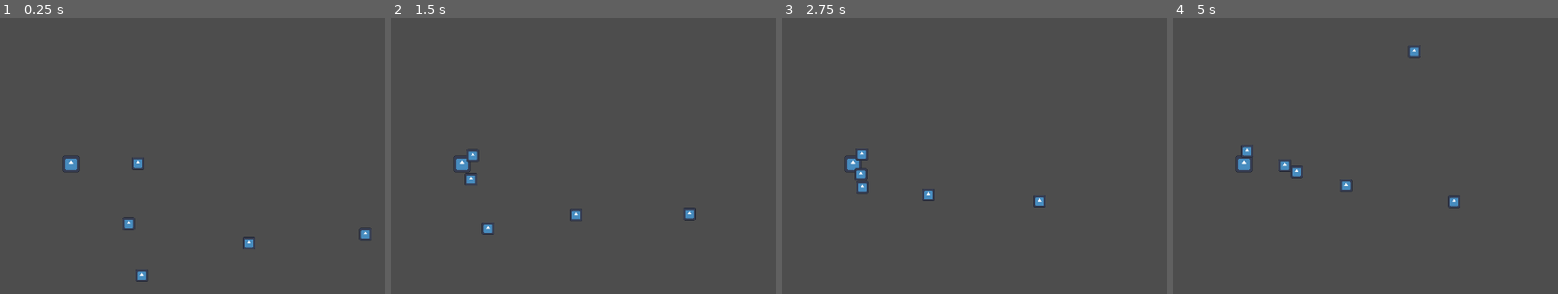
Above: before the commit, frames 1-4 (left to right).
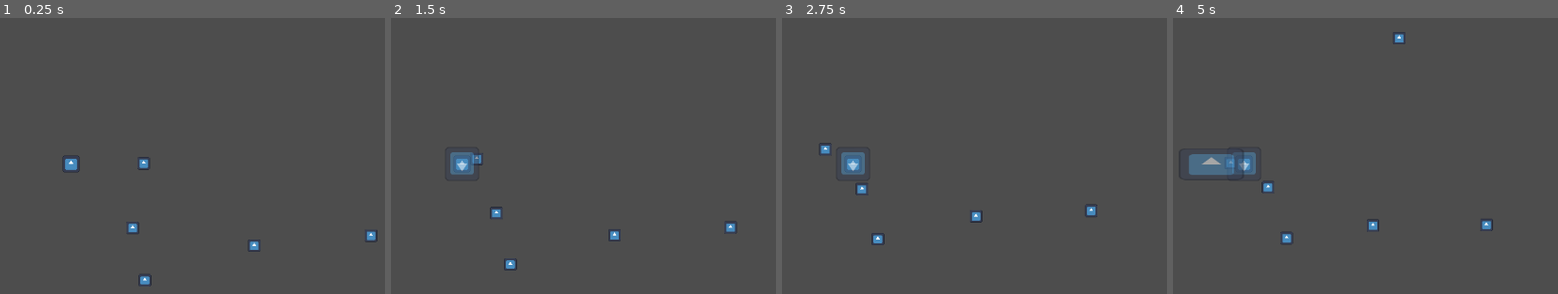
Above: after the commit, the same moments.

Repository: MaxAl100/PirateJam15
Game: Godot game, scene res://Scenes/BaseLevel.tscn
The game is run twice, just before and just after one commit, with the same random seed, the same clock (stepped at 60 frames per second) and the same inputs. The engine's default icon, where the game draws it, is replaced by a stand-in: a white triangle on a blue panel in a dark square.
Inputs:
- Up to frame 1 (0.25 s): no input
- Up to frame 2 (1.5 s): hold D (move_right) 0.53-1.28 s; hold S (move_down) from 1.28 s (still down)
- Up to frame 3 (2.75 s): release S (move_down) at 2.03 s; hold D (move_right) from 2.03 s (still down)
- Up to frame 4 (5 s): release D (move_right) at 2.78 s; hold W (move_up) 2.78-3.53 s; hold A (move_left) from 3.53 s (still down)

The runs differ from the first frame. In frame 1, 0.7% of the frame differs, in the area x 31-99%, y 50-98%; in frame 2, 1.3%; in frame 3, 1.2%; in frame 4, 2.3%, in the area x 4-84%, y 5-82%.

Commit message:
4 basic elements

Diff:
--- /dev/null
+++ b/Entities/Attacks/Base Elements/AirShove.tscn
@@ -0,0 +1,23 @@
+[gd_scene load_steps=4 format=3 uid="uid://cdusi82ut1bqd"]
+
+[ext_resource type="Script" path="res://Scripts/Attacks/Basic Elements/AirShove.gd" id="1_btine"]
+[ext_resource type="Texture2D" uid="uid://buvi6hgyh5857" path="res://Sprites/icon.svg" id="2_c1cgo"]
+
+[sub_resource type="RectangleShape2D" id="RectangleShape2D_g8i7c"]
+size = Vector2(100, 200)
+
+[node name="AirShove" type="Area2D"]
+modulate = Color(1, 1, 1, 0.501961)
+scale = Vector2(0.5, 0.5)
+script = ExtResource("1_btine")
+
+[node name="Sprite2D" type="Sprite2D" parent="."]
+position = Vector2(100, -0.684)
+rotation = -3.14254
+scale = Vector2(1.56403, 0.768319)
+texture = ExtResource("2_c1cgo")
+
+[node name="CollisionShape2D" type="CollisionShape2D" parent="."]
+position = Vector2(100, -0.833348)
+rotation = 1.5708
+shape = SubResource("RectangleShape2D_g8i7c")
--- /dev/null
+++ b/Entities/Attacks/Base Elements/EarthShatter.tscn
@@ -0,0 +1,23 @@
+[gd_scene load_steps=4 format=3 uid="uid://cu7uf04pocvmc"]
+
+[ext_resource type="Script" path="res://Scripts/Attacks/Basic Elements/EarthShatter.gd" id="1_qeeev"]
+[ext_resource type="Texture2D" uid="uid://buvi6hgyh5857" path="res://Sprites/icon.svg" id="2_og8ls"]
+
+[sub_resource type="RectangleShape2D" id="RectangleShape2D_g8i7c"]
+size = Vector2(51.6662, 225)
+
+[node name="EarthShatter" type="Area2D"]
+modulate = Color(1, 1, 1, 0.501961)
+scale = Vector2(0.6, 0.6)
+script = ExtResource("1_qeeev")
+
+[node name="Sprite2D" type="Sprite2D" parent="."]
+position = Vector2(87.4566, -0.0828498)
+rotation = -3.14254
+scale = Vector2(1.77578, 0.409272)
+texture = ExtResource("2_og8ls")
+
+[node name="CollisionShape2D" type="CollisionShape2D" parent="."]
+position = Vector2(87.4999, -0.833169)
+rotation = 1.5708
+shape = SubResource("RectangleShape2D_g8i7c")
--- /dev/null
+++ b/Entities/Attacks/Base Elements/FireCircle.tscn
@@ -0,0 +1,22 @@
+[gd_scene load_steps=4 format=3 uid="uid://bvaqgu1sot0x4"]
+
+[ext_resource type="Script" path="res://Scripts/Attacks/Basic Elements/FireCircle.gd" id="1_m6bnl"]
+[ext_resource type="Texture2D" uid="uid://buvi6hgyh5857" path="res://Sprites/icon.svg" id="2_ehcup"]
+
+[sub_resource type="CircleShape2D" id="CircleShape2D_2spj8"]
+radius = 30.0
+
+[node name="FireCircle" type="Area2D"]
+modulate = Color(1, 1, 1, 0.501961)
+script = ExtResource("1_m6bnl")
+
+[node name="Sprite2D" type="Sprite2D" parent="."]
+position = Vector2(9.53674e-07, -8.88178e-15)
+rotation = -3.14254
+scale = Vector2(0.409272, 0.409272)
+texture = ExtResource("2_ehcup")
+
+[node name="CollisionShape2D" type="CollisionShape2D" parent="."]
+position = Vector2(0, -1.19209e-07)
+rotation = 1.5708
+shape = SubResource("CircleShape2D_2spj8")
--- a/Entities/Attacks/WaterPellet.tscn
+++ b/Entities/Attacks/Base Elements/WaterPellet.tscn
@@ -1,19 +1,19 @@
 [gd_scene load_steps=4 format=3 uid="uid://dy4bo2mtkjcnb"]
 
-[ext_resource type="Script" path="res://Scripts/Attacks/WaterPellet.gd" id="1_6hain"]
-[ext_resource type="Texture2D" uid="uid://buvi6hgyh5857" path="res://Sprites/icon.svg" id="2_x16ky"]
+[ext_resource type="Script" path="res://Scripts/Attacks/Basic Elements/WaterPellet.gd" id="1_qdkvi"]
+[ext_resource type="Texture2D" uid="uid://buvi6hgyh5857" path="res://Sprites/icon.svg" id="2_7e7dy"]
 
 [sub_resource type="CapsuleShape2D" id="CapsuleShape2D_1vo54"]
 
 [node name="WaterPellet" type="Area2D"]
 scale = Vector2(0.4, 0.4)
-script = ExtResource("1_6hain")
+script = ExtResource("1_qdkvi")
 
 [node name="Sprite2D" type="Sprite2D" parent="."]
 position = Vector2(-2, -2)
 rotation = 1.5708
 scale = Vector2(0.167969, 0.251756)
-texture = ExtResource("2_x16ky")
+texture = ExtResource("2_7e7dy")
 
 [node name="CollisionShape2D" type="CollisionShape2D" parent="."]
 position = Vector2(-2, -2)
--- a/Entities/Characters/Player.tscn
+++ b/Entities/Characters/Player.tscn
@@ -2,7 +2,7 @@
 
 [ext_resource type="Script" path="res://Scripts/Player.gd" id="1_1r674"]
 [ext_resource type="Texture2D" uid="uid://buvi6hgyh5857" path="res://Sprites/icon.svg" id="2_br3lb"]
-[ext_resource type="PackedScene" uid="uid://dy4bo2mtkjcnb" path="res://Entities/Attacks/WaterPellet.tscn" id="2_v4kpu"]
+[ext_resource type="PackedScene" uid="uid://dy4bo2mtkjcnb" path="res://Entities/Attacks/Base Elements/WaterPellet.tscn" id="2_tpo63"]
 
 [sub_resource type="CircleShape2D" id="CircleShape2D_5j5kc"]
 
@@ -22,7 +22,7 @@
 
 [node name="Player" type="CharacterBody2D"]
 script = ExtResource("1_1r674")
-Bullets = Array[PackedScene]([ExtResource("2_v4kpu")])
+Bullets = Array[PackedScene]([ExtResource("2_tpo63")])
 
 [node name="PlayerCollision" type="CollisionShape2D" parent="."]
 shape = SubResource("CircleShape2D_5j5kc")
--- a/Scenes/BaseLevel.tscn
+++ b/Scenes/BaseLevel.tscn
@@ -1,12 +1,18 @@
-[gd_scene load_steps=4 format=3 uid="uid://dhcve75ygmfus"]
+[gd_scene load_steps=8 format=3 uid="uid://dhcve75ygmfus"]
 
 [ext_resource type="PackedScene" uid="uid://d1ip6wdalw3he" path="res://Entities/Characters/Player.tscn" id="1_2w1nt"]
+[ext_resource type="PackedScene" uid="uid://dy4bo2mtkjcnb" path="res://Entities/Attacks/Base Elements/WaterPellet.tscn" id="2_d6ayu"]
 [ext_resource type="Script" path="res://Scripts/EnemyManager.gd" id="2_ewsba"]
 [ext_resource type="PackedScene" uid="uid://bctac63hk4goe" path="res://Entities/Characters/Enemy.tscn" id="2_ocplb"]
+[ext_resource type="PackedScene" uid="uid://bvaqgu1sot0x4" path="res://Entities/Attacks/Base Elements/FireCircle.tscn" id="3_7vh52"]
+[ext_resource type="PackedScene" uid="uid://cu7uf04pocvmc" path="res://Entities/Attacks/Base Elements/EarthShatter.tscn" id="4_08d6u"]
+[ext_resource type="PackedScene" uid="uid://cdusi82ut1bqd" path="res://Entities/Attacks/Base Elements/AirShove.tscn" id="5_0vqtt"]
 
 [node name="BaseLevel" type="Node2D"]
 
 [node name="Player" parent="." instance=ExtResource("1_2w1nt")]
+top_level = true
+Bullets = Array[PackedScene]([ExtResource("2_d6ayu"), ExtResource("3_7vh52"), ExtResource("4_08d6u"), ExtResource("5_0vqtt")])
 
 [node name="Camera2D" type="Camera2D" parent="Player"]
 
--- /dev/null
+++ b/Scripts/Attacks/Basic Elements/AirShove.gd
@@ -0,0 +1,28 @@
+extends Area2D
+
+var damage = 2
+var amount = 1
+var maxTimeBetweenAttacks = 1
+var currentTimeBetweenAttacks = 1
+var attackLength = 0.06
+var target = "looking side"
+var direction = Vector2.ZERO
+var knockback = 100
+
+func _ready():
+	connect("body_entered", Callable(self, "_on_Bullet_body_entered"))
+
+func _physics_process(delta):
+	attackLength -= delta
+	if attackLength <= 0:
+		queue_free()
+
+func _on_Bullet_body_entered(body):
+	if body.name == "Player":
+		return
+	if body.is_in_group("enemies"):
+		body._recieve_damage(self)
+
+func set_direction_and_rotate(direction):
+	self.direction = direction
+	rotation = direction.angle()
--- /dev/null
+++ b/Scripts/Attacks/Basic Elements/EarthShatter.gd
@@ -0,0 +1,29 @@
+extends Area2D
+
+var damage = 8
+var knockback = 60
+var amount = 1
+var maxTimeBetweenAttacks = 28
+var currentTimeBetweenAttacks = 1
+var attackLength = 0.12
+var target = "nearest enemy"
+var direction = Vector2.ZERO
+
+func _ready():
+	connect("body_entered", Callable(self, "_on_Bullet_body_entered"))
+
+
+func _physics_process(delta):
+	attackLength -= delta
+	if attackLength <= 0:
+		queue_free()
+
+func _on_Bullet_body_entered(body):
+	if body.name == "Player":
+		return
+	if body.is_in_group("enemies"):
+		body._recieve_damage(self)
+
+func set_direction_and_rotate(direction):
+	self.direction = direction
+	rotation = direction.angle()
--- /dev/null
+++ b/Scripts/Attacks/Basic Elements/FireCircle.gd
@@ -0,0 +1,24 @@
+extends Area2D
+
+var damage = 3
+var amount = 1
+var knockback = 10
+var maxTimeBetweenAttacks = 30
+var currentTimeBetweenAttacks = 1
+var attackLength = 5
+var target = "self"
+
+func _ready():
+	connect("body_entered", Callable(self, "_on_Bullet_body_entered"))
+
+
+func _physics_process(delta):
+	attackLength -= delta
+	if attackLength <= 0:
+		queue_free()
+
+func _on_Bullet_body_entered(body):
+	if body.name == "Player":
+		return
+	if body.is_in_group("enemies"):
+		body._recieve_damage(self)
--- a/Scripts/Attacks/WaterPellet.gd
+++ b/Scripts/Attacks/Basic Elements/WaterPellet.gd
@@ -1,10 +1,11 @@
 extends Area2D
 
 var speed = 400
-var damage = 8
+var damage = 14
+var knockback = 25
 var amount = 1
-var maxTimeBetweenAttacks = 15
-var currentTimeBetweenAttacks = 15
+var maxTimeBetweenAttacks = 10
+var currentTimeBetweenAttacks = 1
 var target = "nearest enemy"
 var direction = Vector2.ZERO
 
@@ -19,5 +20,9 @@
 	if body.name == "Player":
 		return
 	if body.is_in_group("enemies"):
-		body._recieve_damage(damage)
+		body._recieve_damage(self)
 	queue_free()
+
+func set_direction_and_rotate(direction):
+	self.direction = direction
+	rotation = direction.angle()
--- a/Scripts/Enemy.gd
+++ b/Scripts/Enemy.gd
@@ -1,9 +1,12 @@
 extends CharacterBody2D
 
-@export var Damage = 10
-@export var Speed = 50.0
-@export var Health = 8.0
+@export var damage = 10
+@export var Speed = 15.0
+@export var Health = 2000.0
+@export var InvincibilityTime = 0.5
+@export var KnockbackResistance = 0.4
 
+var currInvincibility = 0
 var Player
 var Direction
 
@@ -13,11 +16,27 @@
 
 
 func _physics_process(delta):
-	Direction = (Player.position - self.position).normalized()
-	velocity = Direction * Speed
-	move_and_slide()
+	currInvincibility -= delta
+	if Health > 0:
+		Direction = (Player.position - self.position).normalized()
+		velocity = Direction * Speed
+		move_and_slide()
 
-func _recieve_damage(damage):
+func _recieve_damage(entity):
+	var damage = entity.damage
+	if currInvincibility > 0:
+		return
+	currInvincibility = InvincibilityTime
 	Health -= damage
 	if Health <= 0:
 		self.queue_free()
+	else:
+		_apply_knockback(entity)
+
+func get_damage():
+	return damage
+
+
+func _apply_knockback(entity):
+	var knockback_direction = (position - entity.position).normalized()
+	position -= knockback_direction * entity.knockback * KnockbackResistance
--- a/Scripts/Player.gd
+++ b/Scripts/Player.gd
@@ -1,20 +1,25 @@
 extends CharacterBody2D
 
-@export var Speed = 80.0
+@export var Speed = 40.0
 @export var Bullets: Array[PackedScene] = []
 var timesForBullets: Array[float] = []
 @export var Health = 100.0
-@export var MaxInvincibilityTime = 0.4
+@export var MaxInvincibilityTime = 0.8
 var CurrentInvincibilityTime = 0
+var damage = 0
+
+@export var KnockbackStrength = 20.0
+
+var _last_direction = Vector2.RIGHT
 
 func _ready():
 	timesForBullets.resize(Bullets.size())
 	for i in range(Bullets.size()):
 		var bullet_instance = Bullets[i].instantiate()
-		timesForBullets[i] = bullet_instance.maxTimeBetweenAttacks
+		timesForBullets[i] = bullet_instance.currentTimeBetweenAttacks
 
 func _physics_process(delta):
-	velocity = Vector2.ZERO  # Use Vector2.ZERO to reset velocity
+	velocity = Vector2.ZERO
 
 	if Input.is_action_pressed("move_down"):
 		velocity.y += Speed
@@ -22,8 +27,10 @@
 		velocity.y -= Speed
 	if Input.is_action_pressed("move_left"):
 		velocity.x -= Speed
+		_last_direction = Vector2.LEFT
 	if Input.is_action_pressed("move_right"):
 		velocity.x += Speed
+		_last_direction = Vector2.RIGHT
 
 	move_and_slide()
 
@@ -43,21 +50,47 @@
 			timesForBullets[i] = bullet_instance.maxTimeBetweenAttacks
 
 func _recieve_damage(collision):
-	var damage = collision.get_collider().Damage
-	if CurrentInvincibilityTime <= 0:
+	if CurrentInvincibilityTime > 0:
+		return
+	CurrentInvincibilityTime = MaxInvincibilityTime
+	var collider = collision.get_collider()
+	if collider.has_method("get_damage"):
+		var coll_damage = collider.get_damage()
+		if CurrentInvincibilityTime > 0:
+			return
 		CurrentInvincibilityTime = MaxInvincibilityTime
-		Health -= damage
+		Health -= coll_damage
+
+		if Health <= 0:
+			self.queue_free()
+			get_tree().reload_scene()
+		else:
+			_apply_knockback(collision)
+
+func _apply_knockback(collision):
+	var collider = collision.get_collider()
+	var knockback_direction = (position - collider.position).normalized()
+	velocity += knockback_direction * KnockbackStrength
 
 func _shoot_bullet(bullet_scene):
 	var newBullet = bullet_scene.instantiate()
 	var all_enemies = get_tree().get_nodes_in_group("enemies")
 
-	var closest_enemy = all_enemies[0]
-	for enemy in all_enemies:
-		if position.distance_to(enemy.position) < position.distance_to(closest_enemy.position):
-			closest_enemy = enemy
+	if newBullet.target == "nearest enemy" && all_enemies.size() > 0:
+		var closest_enemy = all_enemies[0]
+		for enemy in all_enemies:
+			if position.distance_to(enemy.position) < position.distance_to(closest_enemy.position):
+				closest_enemy = enemy
+		var direction = (closest_enemy.position - position).normalized()
+		newBullet.position = $"Bullet Origin".position
+		newBullet.set_direction_and_rotate(direction)
+		add_child(newBullet)
 
-	if newBullet.target == "nearest enemy" && all_enemies.size > 0:
-		newBullet.direction = (closest_enemy.position - position).normalized()
+	elif newBullet.target == "self":
 		newBullet.position = $"Bullet Origin".position
 		add_child(newBullet)
+
+	elif newBullet.target == "looking side":
+		newBullet.set_direction_and_rotate(_last_direction)
+		newBullet.position = $"Bullet Origin".position
+		add_child(newBullet)
